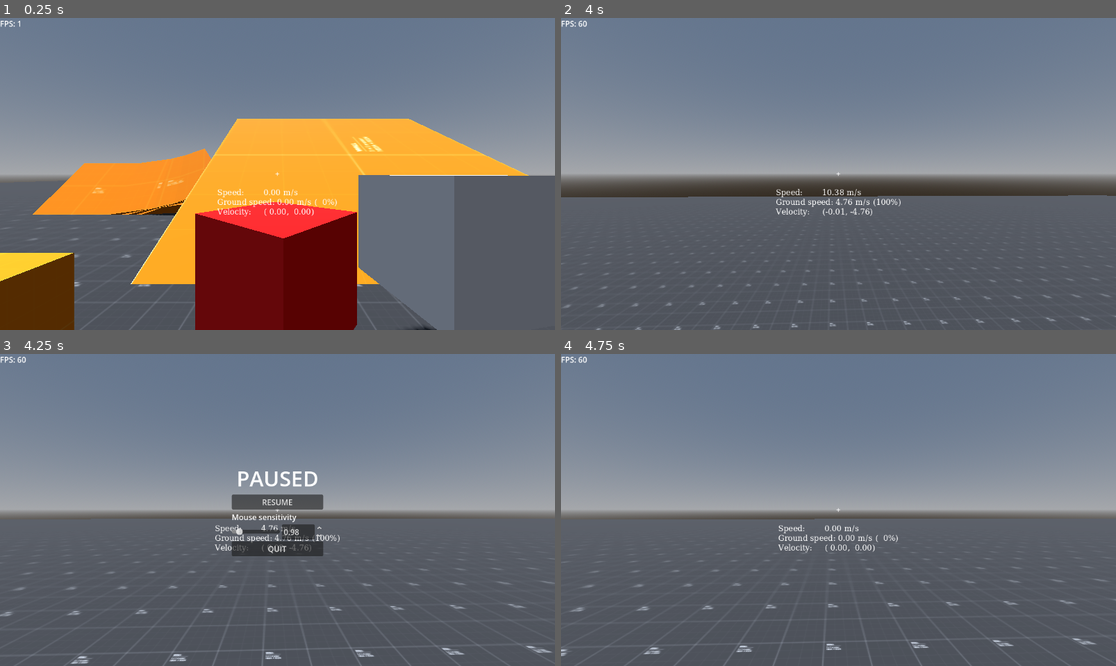
Above: before the commit, frames 1-4 (two rows, left to right).
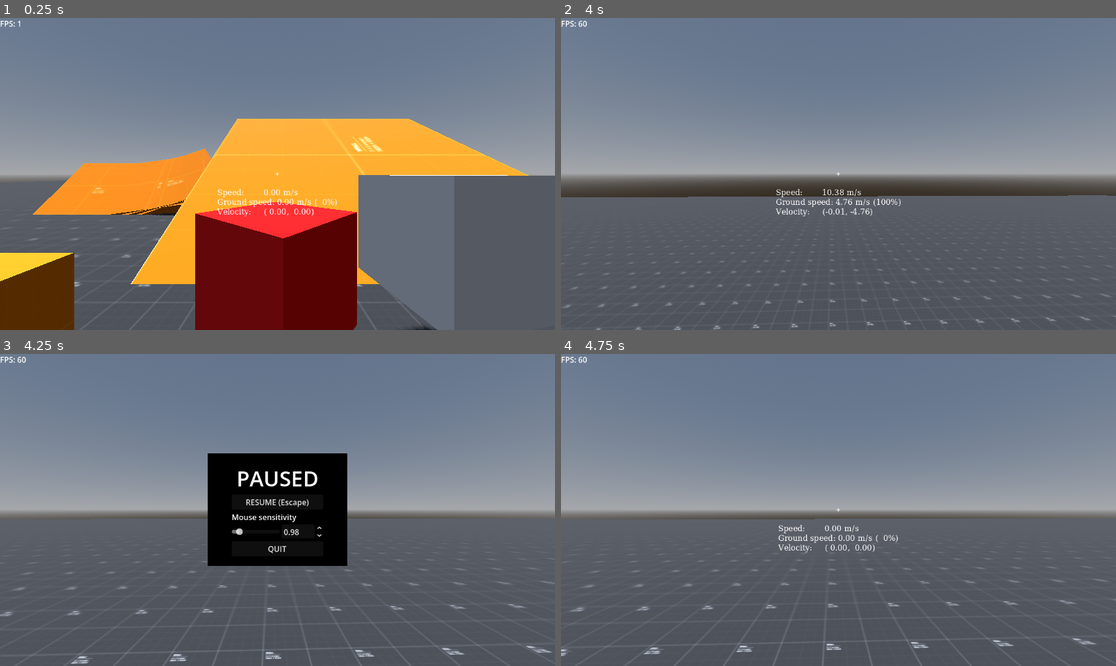
Above: after the commit, the same moments.

Repository: ericljiang/godot-testing
Game: Godot game, scene res://scene.tscn
Same seed, same stepped clock (60 frames per second), same inputs: the game is played once before the commit and once after it.
Inputs (mouse positions are in pixels of both pictures, inside the frame that each line leads up to):
- Up to frame 1 (0.25 s): no input
- Up to frame 2 (4 s): tap Enter at 0.5 s; move the mouse to (866, 174) at 0.52 s; hold W (move_forward) from 0.53 s (still down); tap Ctrl (crouch) every 0.75 s from 0.6 to 3.6 s; tap Space (jump) at 0.77, 1.52, 3.02, 3.77 s; move the mouse to (810, 174) at 1.27 s; move the mouse to (849, 167) at 2.02 s; move the mouse to (832, 180) at 2.77 s; move the mouse to (877, 177) at 3.52 s
- Up to frame 3 (4.25 s): keep holding W (move_forward); tap Escape (ui_cancel) at 4.15 s
- Up to frame 4 (4.75 s): release W (move_forward) at 4.25 s; click "RESUME" (after the commit: "RESUME (Escape)") at 4.25 s

Frames 1-2 are identical in both runs. In frame 3, 8.7% of the frame differs, in the area x 37-63%, y 31-68%; in frame 4, nothing differs.

Commit message:
Improve menu legibility

Diff:
--- a/pause_menu.gd
+++ b/pause_menu.gd
@@ -6,8 +6,13 @@
 func _ready() -> void:
 	assert(resume_button != null)
 	assert(quit_button != null)
+
 	resume_button.pressed.connect(unpause)
 	quit_button.pressed.connect(quit)
+
+	resume_button.text += " (%s)" % InputMap.action_get_events("ui_cancel")[0].as_text()
+
+	unpause()
 
 func _unhandled_input(event: InputEvent) -> void:
 	if event.is_action_pressed("ui_cancel"):
--- a/scene.tscn
+++ b/scene.tscn
@@ -63,6 +63,13 @@
 [sub_resource type="LabelSettings" id="LabelSettings_y2354"]
 font = SubResource("SystemFont_m7jmp")
 
+[sub_resource type="StyleBoxFlat" id="StyleBoxFlat_xlvrw"]
+bg_color = Color(0, 0, 0, 1)
+expand_margin_left = 50.0
+expand_margin_top = 20.0
+expand_margin_right = 50.0
+expand_margin_bottom = 20.0
+
 [sub_resource type="LabelSettings" id="LabelSettings_ni31j"]
 font_size = 44
 
@@ -254,7 +261,6 @@
 player = NodePath("../../../Player")
 
 [node name="PauseMenu" type="Control" parent="." unique_id=1434869444 node_paths=PackedStringArray("resume_button", "quit_button")]
-visible = false
 layout_mode = 3
 anchors_preset = 15
 anchor_right = 1.0
@@ -262,8 +268,8 @@
 grow_horizontal = 2
 grow_vertical = 2
 script = ExtResource("7_xlvrw")
-resume_button = NodePath("CenterContainer/VBoxContainer/ResumeButton")
-quit_button = NodePath("CenterContainer/VBoxContainer/QuitButton")
+resume_button = NodePath("CenterContainer/PanelContainer/VBoxContainer/ResumeButton")
+quit_button = NodePath("CenterContainer/PanelContainer/VBoxContainer/QuitButton")
 
 [node name="CenterContainer" type="CenterContainer" parent="PauseMenu" unique_id=473358911]
 layout_mode = 1
@@ -273,34 +279,38 @@
 grow_horizontal = 2
 grow_vertical = 2
 
-[node name="VBoxContainer" type="VBoxContainer" parent="PauseMenu/CenterContainer" unique_id=1356845189]
-layout_mode = 2
-
-[node name="Label" type="Label" parent="PauseMenu/CenterContainer/VBoxContainer" unique_id=1743312763]
+[node name="PanelContainer" type="PanelContainer" parent="PauseMenu/CenterContainer" unique_id=1048397546]
+layout_mode = 2
+theme_override_styles/panel = SubResource("StyleBoxFlat_xlvrw")
+
+[node name="VBoxContainer" type="VBoxContainer" parent="PauseMenu/CenterContainer/PanelContainer" unique_id=1356845189]
+layout_mode = 2
+
+[node name="Label" type="Label" parent="PauseMenu/CenterContainer/PanelContainer/VBoxContainer" unique_id=1743312763]
 layout_mode = 2
 size_flags_horizontal = 4
 text = "PAUSED"
 label_settings = SubResource("LabelSettings_ni31j")
 
-[node name="ResumeButton" type="Button" parent="PauseMenu/CenterContainer/VBoxContainer" unique_id=1373276508]
+[node name="ResumeButton" type="Button" parent="PauseMenu/CenterContainer/PanelContainer/VBoxContainer" unique_id=1373276508]
 layout_mode = 2
 text = "RESUME"
 
-[node name="MouseSensitivitySetting" type="VBoxContainer" parent="PauseMenu/CenterContainer/VBoxContainer" unique_id=1745008920 node_paths=PackedStringArray("slider", "input", "player")]
+[node name="MouseSensitivitySetting" type="VBoxContainer" parent="PauseMenu/CenterContainer/PanelContainer/VBoxContainer" unique_id=1745008920 node_paths=PackedStringArray("slider", "input", "player")]
 layout_mode = 2
 script = ExtResource("7_ni31j")
 slider = NodePath("HBoxContainer/HSlider")
 input = NodePath("HBoxContainer/SpinBox")
-player = NodePath("../../../../Player")
-
-[node name="Label" type="Label" parent="PauseMenu/CenterContainer/VBoxContainer/MouseSensitivitySetting" unique_id=223968115]
+player = NodePath("../../../../../Player")
+
+[node name="Label" type="Label" parent="PauseMenu/CenterContainer/PanelContainer/VBoxContainer/MouseSensitivitySetting" unique_id=223968115]
 layout_mode = 2
 text = "Mouse sensitivity"
 
-[node name="HBoxContainer" type="HBoxContainer" parent="PauseMenu/CenterContainer/VBoxContainer/MouseSensitivitySetting" unique_id=928694479]
-layout_mode = 2
-
-[node name="HSlider" type="HSlider" parent="PauseMenu/CenterContainer/VBoxContainer/MouseSensitivitySetting/HBoxContainer" unique_id=258296591]
+[node name="HBoxContainer" type="HBoxContainer" parent="PauseMenu/CenterContainer/PanelContainer/VBoxContainer/MouseSensitivitySetting" unique_id=928694479]
+layout_mode = 2
+
+[node name="HSlider" type="HSlider" parent="PauseMenu/CenterContainer/PanelContainer/VBoxContainer/MouseSensitivitySetting/HBoxContainer" unique_id=258296591]
 custom_minimum_size = Vector2(100, 0)
 layout_mode = 2
 size_flags_vertical = 4
@@ -309,7 +319,7 @@
 step = 0.01
 value = 0.01
 
-[node name="SpinBox" type="SpinBox" parent="PauseMenu/CenterContainer/VBoxContainer/MouseSensitivitySetting/HBoxContainer" unique_id=2088989789]
+[node name="SpinBox" type="SpinBox" parent="PauseMenu/CenterContainer/PanelContainer/VBoxContainer/MouseSensitivitySetting/HBoxContainer" unique_id=2088989789]
 layout_mode = 2
 min_value = 0.01
 max_value = 10.0
@@ -317,6 +327,6 @@
 value = 0.01
 custom_arrow_step = 0.1
 
-[node name="QuitButton" type="Button" parent="PauseMenu/CenterContainer/VBoxContainer" unique_id=1635411788]
+[node name="QuitButton" type="Button" parent="PauseMenu/CenterContainer/PanelContainer/VBoxContainer" unique_id=1635411788]
 layout_mode = 2
 text = "QUIT"
